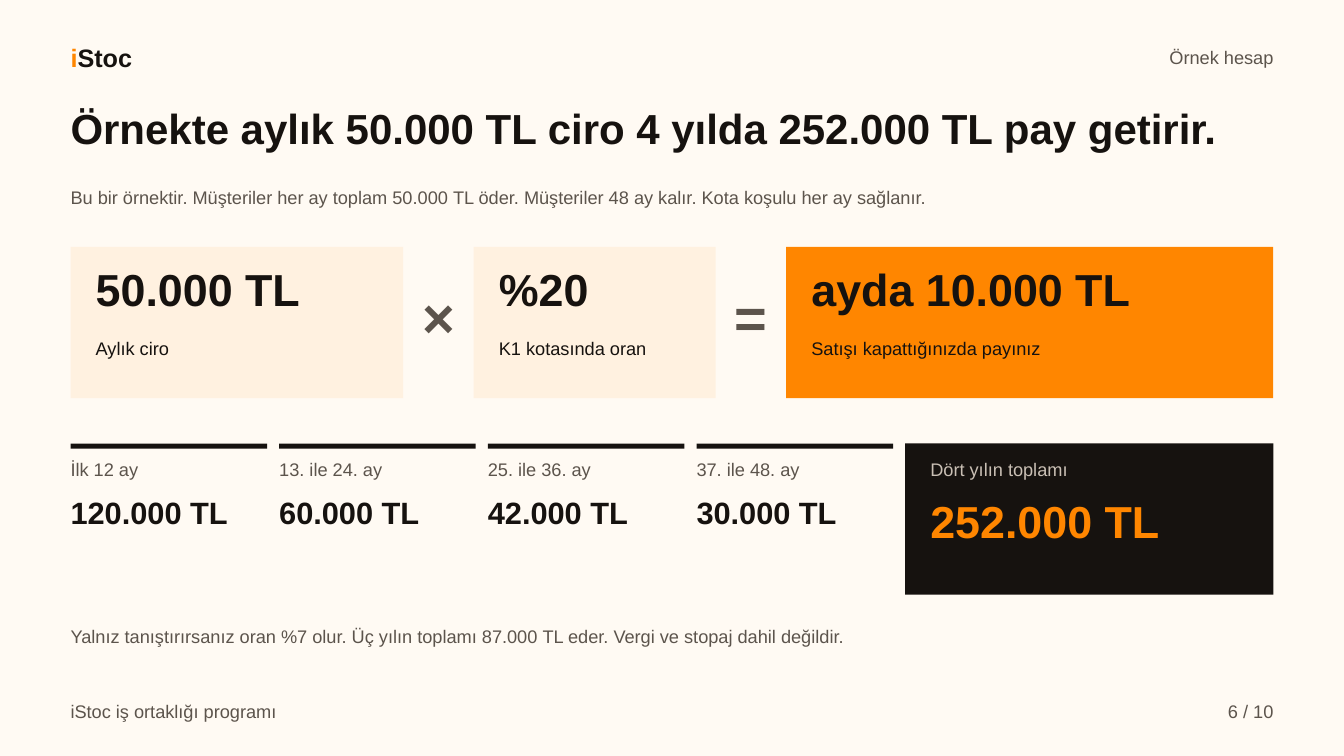
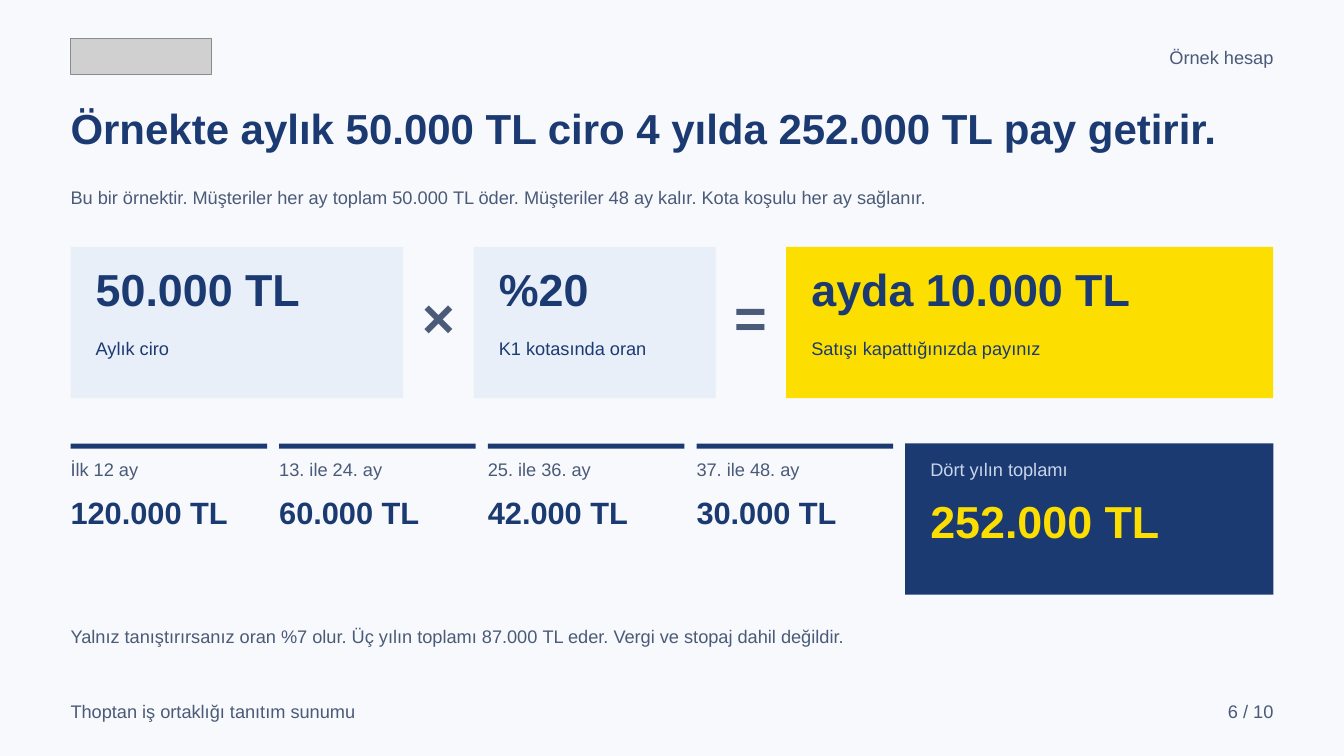
Before and after one commit to karacaismail/19ekim, a slide deck: slide 6 of public/indir/istoc/istoc-is-ortakligi-sunum.pptx. Drawn at 1344x756 pixels with LibreOffice and Linux fonts; fonts in the diff are those of the drawing; grey boxes stand for pictures. Boxes give left, top, right and bottom in pixels: in the first picture for what was removed or moved away, otherwise in the second. Text is boxed around its words. In the diff, an @@ line names an element or a change of style, - is before the commit and + after.

Commit message:
iStoc tanıtım setini Thoptan markasına taşı
Üç belgenin asıl markası artık Thoptan'dır. Web adresi thoptan.com olur.
El kitapçığının adı "Thoptan iş ortaklığı kılavuzu" olur.
Görsel sunumun ve PPTX'in adı "Thoptan iş ortaklığı tanıtım sunumu" olur.

- Kapakta, üst bilgide ve son sayfada Thoptan logosu durur.
- "Connect to iStoc" imzası yalnız kapakta ve son sayfada durur.
- Ürün ve hizmet cümlelerinde özne Thoptan olur.
- Renkler lacivert #23488d, #1c3a72 ve sarı #fcde00 olur. Turuncu kalmadı.
- Üretici turuncu rengi, "İSTOÇ" adını ve iStoc ile başlayan cümleyi reddeder.
- Sitedeki "Tanıtım dosyaları" bölümünde dosya adları Thoptan olur.
- Dosya yolları, sayılar, oranlar, fiyatlar ve süreler değişmedi.

```diff
--- a/public/indir/istoc/istoc-is-ortakligi-sunum.pptx
+++ b/public/indir/istoc/istoc-is-ortakligi-sunum.pptx
@@ background #FFFAF3 to #F7F9FC @@
@@ text removed at (71, 48, 133, 68) @@
-iStoc
@@ picture added at (71, 38, 212, 75) @@
@@ rectangle at (71, 247, 403, 398): fill #FFF1E0 to #E9EFF8 @@
@@ rectangle at (474, 247, 716, 398): fill #FFF1E0 to #E9EFF8 @@
@@ rectangle at (786, 247, 1273, 398): fill #FF8600 to #FCDE00 @@
@@ text colour #5C544C to #4A5A78 in 10 elements at (1169, 50, 1273, 68), (71, 190, 926, 208), (71, 463, 138, 480), (279, 463, 382, 480), (488, 463, 591, 480), (697, 463, 799, 480), (71, 629, 844, 647), (1228, 705, 1273, 718), (408, 282, 469, 363), (721, 282, 781, 363) @@
@@ fill #16120F to #1C3A72 in 5 elements at (71, 444, 267, 449), (279, 444, 476, 449), (488, 444, 685, 449), (697, 444, 893, 449), (905, 444, 1273, 595) @@
@@ text "Dört yılın toplamı" at (930, 463, 1068, 480): text colour #C9BFB4 to #C9D5EA @@
@@ text colour #16120F to #1C3A72 in 11 elements at (71, 110, 1216, 152), (96, 274, 300, 307), (96, 341, 169, 359), (499, 274, 589, 307), (499, 341, 646, 355), (811, 273, 1130, 315), (811, 341, 1041, 359), (71, 502, 228, 525), (279, 502, 420, 525), (488, 502, 628, 525), (697, 502, 837, 525) @@
@@ text "252.000 TL" at (930, 506, 1160, 539): text colour #FF8600 to #FCDE00 @@
@@ text at (71, 704, 356, 722): text changed; text colour #5C544C to #4A5A78 @@
-iStoc iş ortaklığı programı
+Thoptan iş ortaklığı tanıtım sunumu
```
Also in this commit, not shown: 9 other slides changed, 44 other files.
